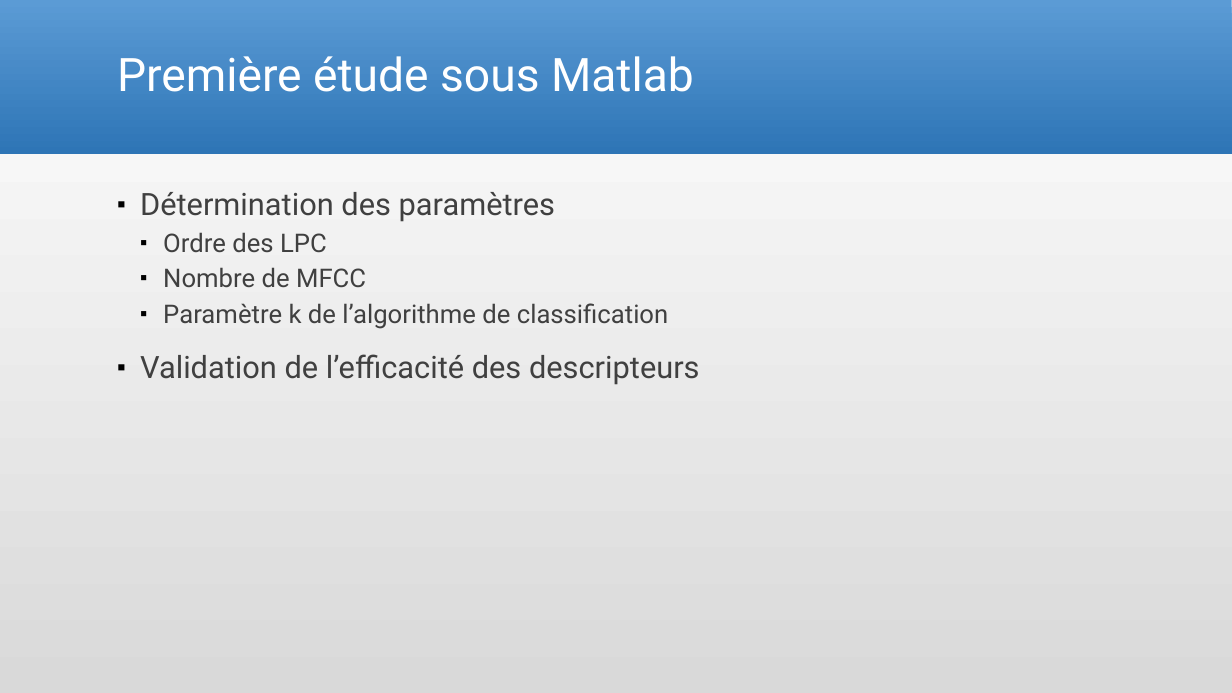
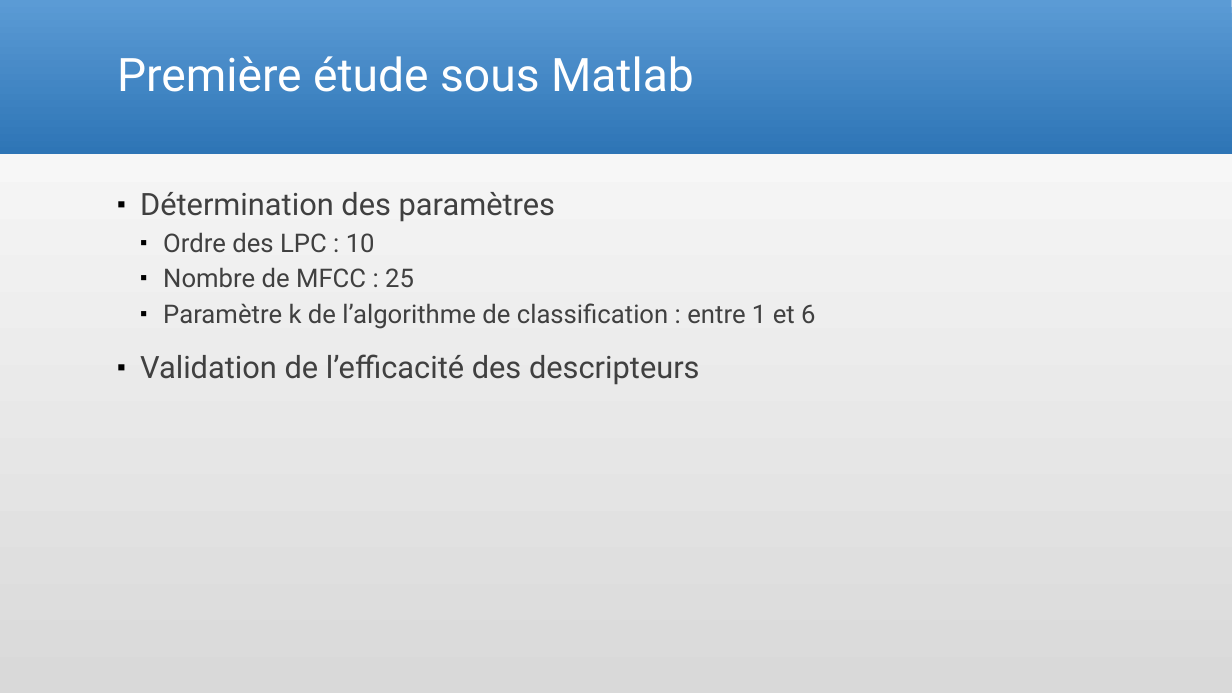
Before and after one commit to Arcyno/tl_voix, a slide deck: slide 9 of Ouss Villedieu - Voix - Presentation.pptx. Drawn at 1232x693 pixels with LibreOffice and Linux fonts; fonts in the diff are those of the drawing. Boxes give left, top, right and bottom in pixels: in the first picture for what was removed or moved away, otherwise in the second. Text is boxed around its words. In the diff, an @@ line names an element or a change of style, - is before the commit and + after.

```diff
--- a/Ouss Villedieu - Voix - Presentation.pptx
+++ b/Ouss Villedieu - Voix - Presentation.pptx
@@ text at (163, 232, 815, 329): text changed @@
-  ▪ Ordre des LPC
-  ▪ Nombre de MFCC
-  ▪ Paramètre k de l’algorithme de classification
+  ▪ Ordre des LPC : 10
+  ▪ Nombre de MFCC : 25
+  ▪ Paramètre k de l’algorithme de classification : entre 1 et 6
```
Also in this commit, not shown: 2 other slides changed.
